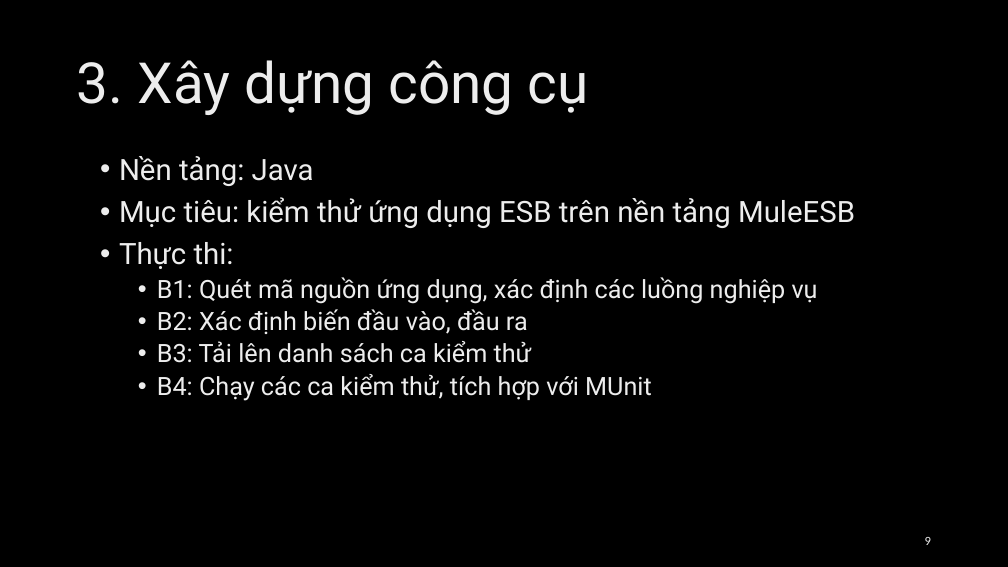
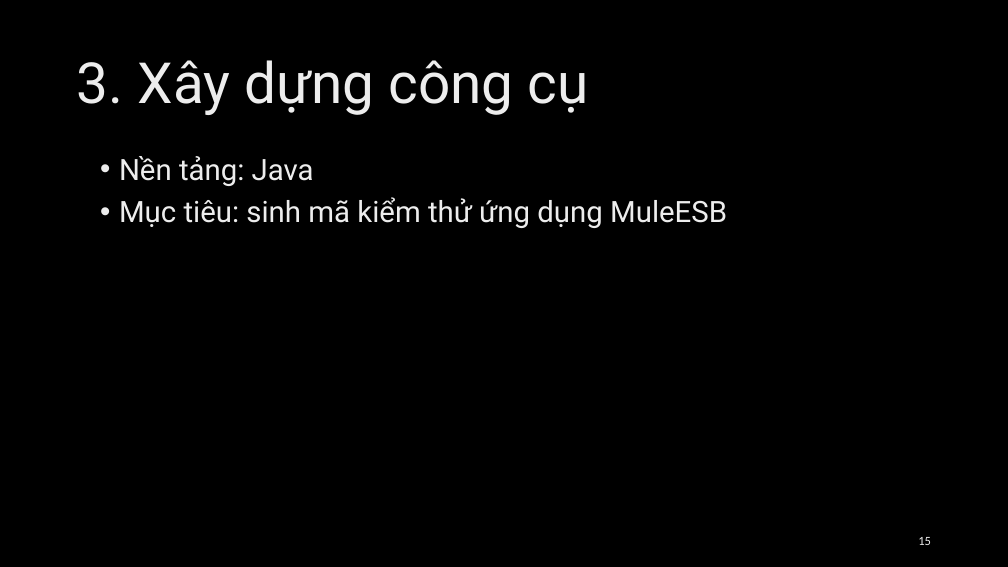
Before and after one commit to Loandt1/FuncTestGenerator, a slide deck: slide 15 of docs/Loandt_Presentation.pptx (slide 9 before the commit). Drawn at 1008x567 pixels with LibreOffice and Linux fonts; fonts in the diff are those of the drawing; background and template pictures are left out. Boxes give left, top, right and bottom in pixels: in the first picture for what was removed or moved away, otherwise in the second. Text is boxed around its words. In the diff, an @@ line names an element or a change of style, - is before the commit and + after.

```diff
--- a/docs/Loandt_Presentation.pptx
+++ b/docs/Loandt_Presentation.pptx
@@ text at box(119, 197, 727, 228): text changed; size 24 to 28 pt @@
-• Mục tiêu: kiểm thử ứng dụng ESB trên nền tảng MuleESB
-• Thực thi:
-  • B1: Quét mã nguồn ứng dụng, xác định các luồng nghiệp vụ
-  • B2: Xác định biến đầu vào, đầu ra
-  • B3: Tải lên danh sách ca kiểm thử
-  • B4: Chạy các ca kiểm thử, tích hợp với MUnit
+• Mục tiêu: sinh mã kiểm thử ứng dụng MuleESB
@@ page number at box(918, 537, 931, 545): text changed @@
-9
+15
```
Also in this commit, not shown: 5 other slides changed, 13 slides added, 1 other file.
